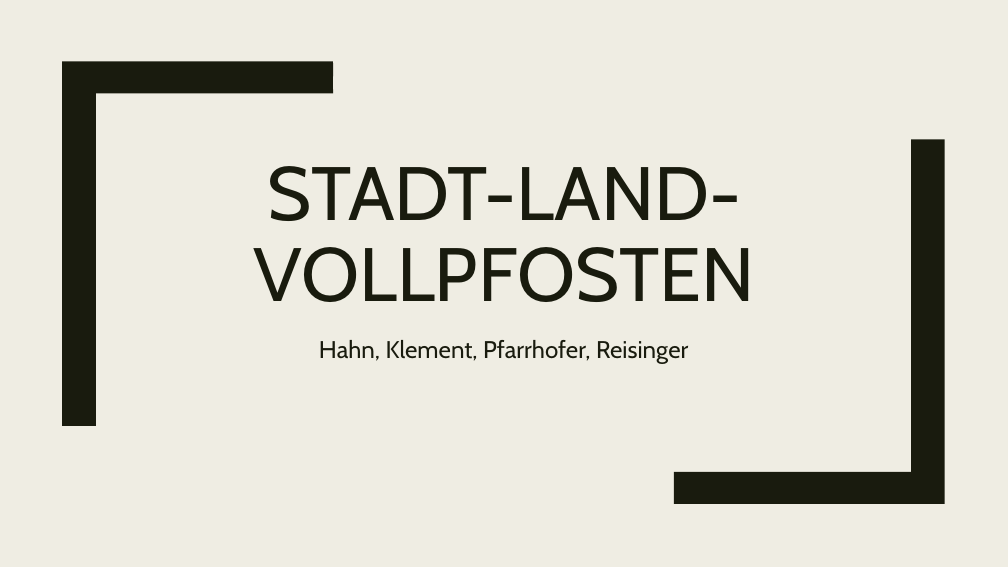
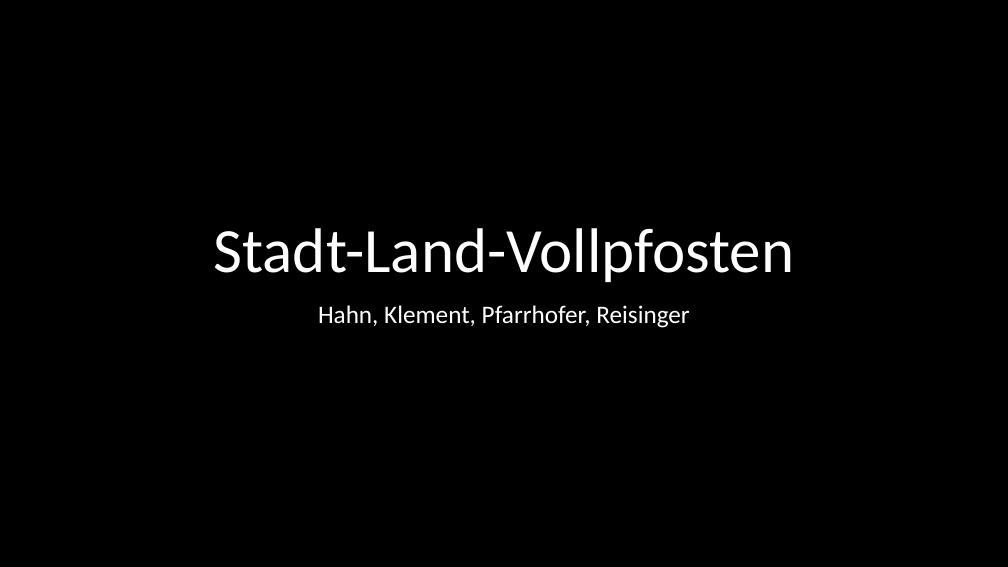
Before and after one commit to pfarrhoferphilip/Stadt-Land-Vollpfosten-Online, a slide deck: slide 1 of Dokumentation/Präsentation.pptx. Drawn at 1008x567 pixels with LibreOffice and Linux fonts; fonts in the diff are those of the drawing. Boxes give left, top, right and bottom in pixels: in the first picture for what was removed or moved away, otherwise in the second. Text is boxed around its words. In the diff, an @@ line names an element or a change of style, - is before the commit and + after.

```diff
--- a/Dokumentation/Präsentation.pptx
+++ b/Dokumentation/Präsentation.pptx
@@ background #EFEDE3 to #000000 @@
@@ freeform shape removed at bbox=[62, 61, 333, 426] @@
@@ freeform shape removed at bbox=[675, 139, 945, 504] @@
@@ title at bbox=[214, 228, 795, 282]: text changed; size 72 to 60 pt; font Cabin to Calibri; text colour #191B0E to #FFFFFF @@
-STADT-LAND-VOLLPFOSTEN
+Stadt-Land-Vollpfosten
@@ subtitle "Hahn, Klement, Pfarrhofer, Reisinger": place and size @@
-subtitle "Hahn, Klement, Pfarrhofer, Reisinger" at bbox=[319, 340, 688, 364]
+subtitle "Hahn, Klement, Pfarrhofer, Reisinger" at bbox=[318, 305, 689, 328]
@@ subtitle "Hahn, Klement, Pfarrhofer, Reisinger" at bbox=[318, 305, 689, 328]: size 23 to 24 pt, font Cabin to Calibri, text colour #191B0E to #FFFFFF; line spacing 1.12 to 0.9; more space between paragraphs @@
```
Also in this commit, not shown: 5 other slides changed, 3 slides added, 1 slide removed, 2 other files.
